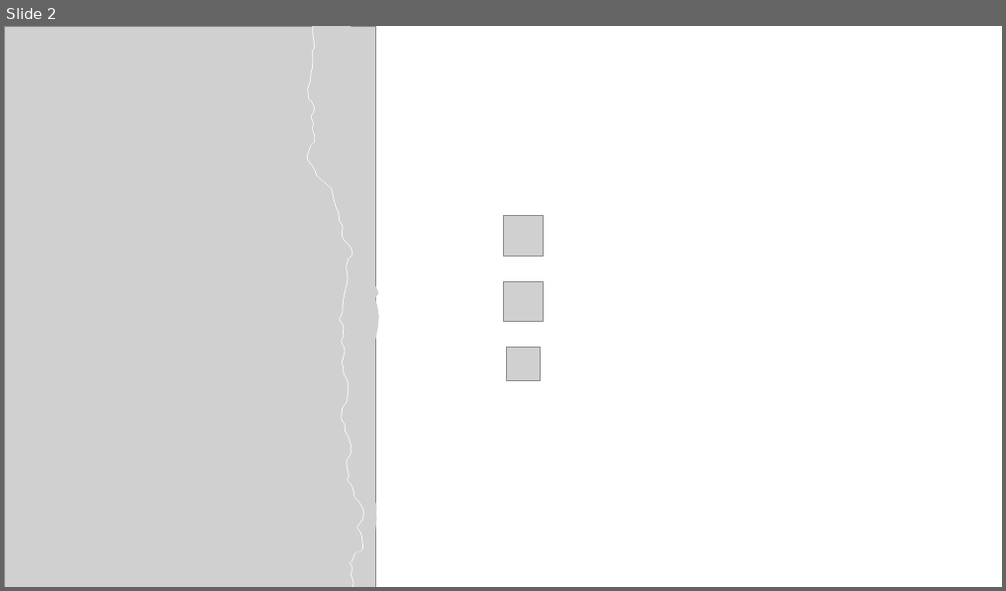
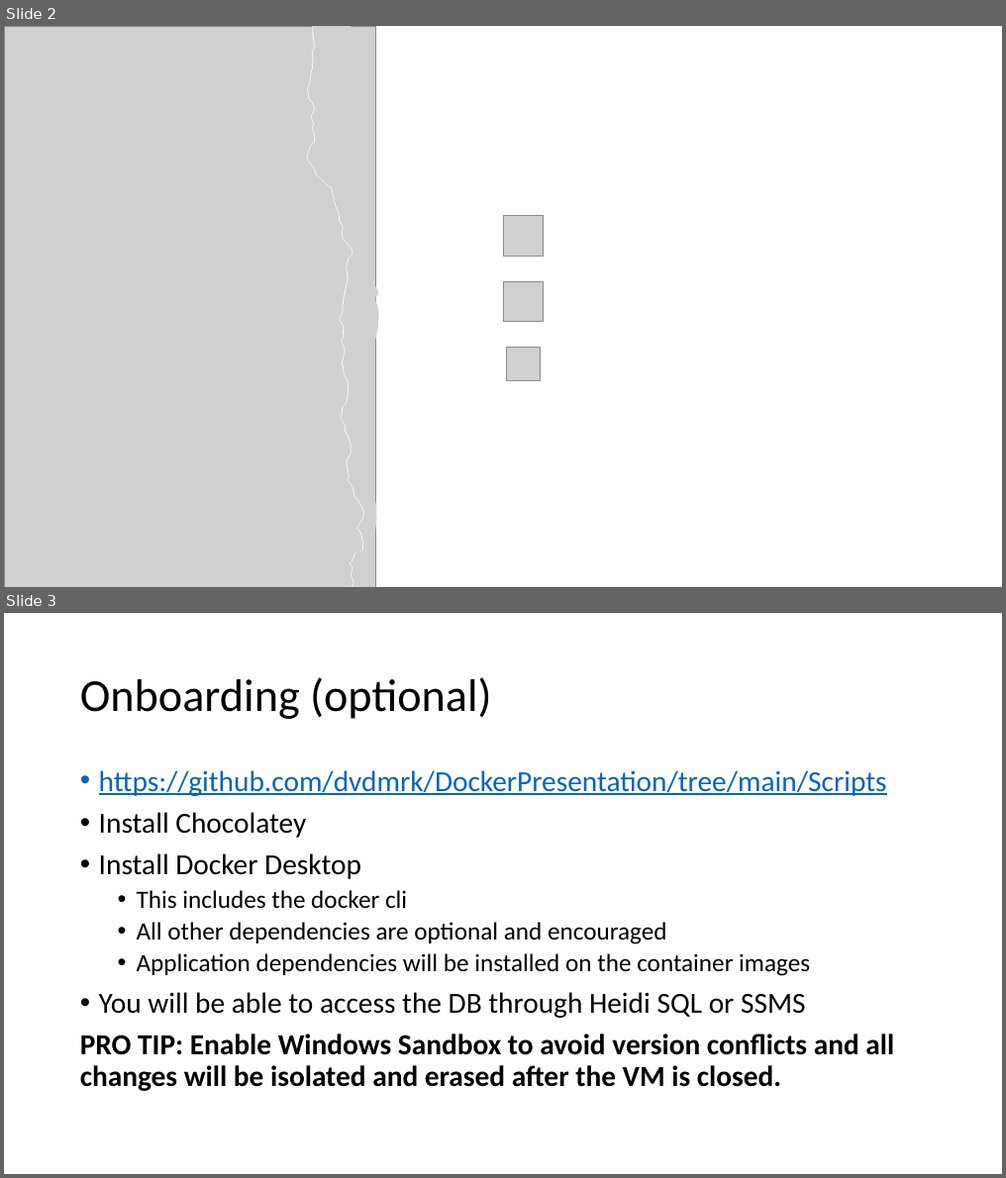
Before and after one commit to dvdmrk/DockerPresentation, a slide deck: Slides/DockerPresentation.pptx. Shown one above the other, each under a label of ours: slide 2 before the commit, slides 2 and 3 after it. The pictures are 1006x591 and 1006x1178 pixels, drawn with LibreOffice and Linux fonts; fonts in the diff are those of the drawing; grey boxes stand for pictures. Boxes give left, top, right and bottom in pixels: in the first picture for what was removed or moved away, otherwise in the second. Text is boxed around its words. In the diff, an @@ line names an element or a change of style, - is before the commit and + after.

```diff
--- a/Slides/DockerPresentation.pptx
+++ b/Slides/DockerPresentation.pptx
@@ slide 3 added at [4, 613, 1002, 1174], background #FFFFFF @@
@@ title added at [80, 677, 491, 719], 44 pt, text #000000 @@
+Onboarding (optional)
@@ text added at [80, 770, 894, 1091], 28 pt, text #000000 @@
+• https://github.com/dvdmrk/DockerPresentation/tree/main/Scripts
+• Install Chocolatey
+• Install Docker Desktop
+  • This includes the docker cli
+  • All other dependencies are optional and encouraged
+  • Application dependencies will be installed on the container images
+• You will be able to access the DB through Heidi SQL or SSMS
+PRO TIP: Enable Windows Sandbox to avoid version conflicts and all changes will be isolated and erased after the VM is closed.
```
Also in this commit, not shown: 1 slide changed, 5 other slides added, 7 slides removed, 2 other files.
